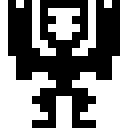
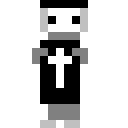
Comparing the layer stacks of the two 128px x 128px images. Changes:
renamed "Layer 2" to "Layer 1 copy", painted on it over 8, 0, 120, 128
removed layer "Layer 1 copy" over 8, 0, 120, 128
painted on "Layer 1" over 8, 8, 120, 128
